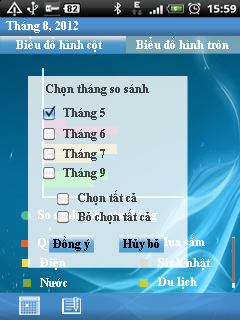
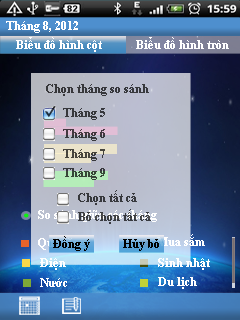
Revision of a layered 240x320 image; what changed, layer by layer:
"Shape 11": opacity 80% → 70%, painted on it over (28, 73, 191, 268)
added layer "Layer 16" above "BG_2" over (0, 36, 240, 320)
hid "BG_2" over (0, 0, 240, 320)
